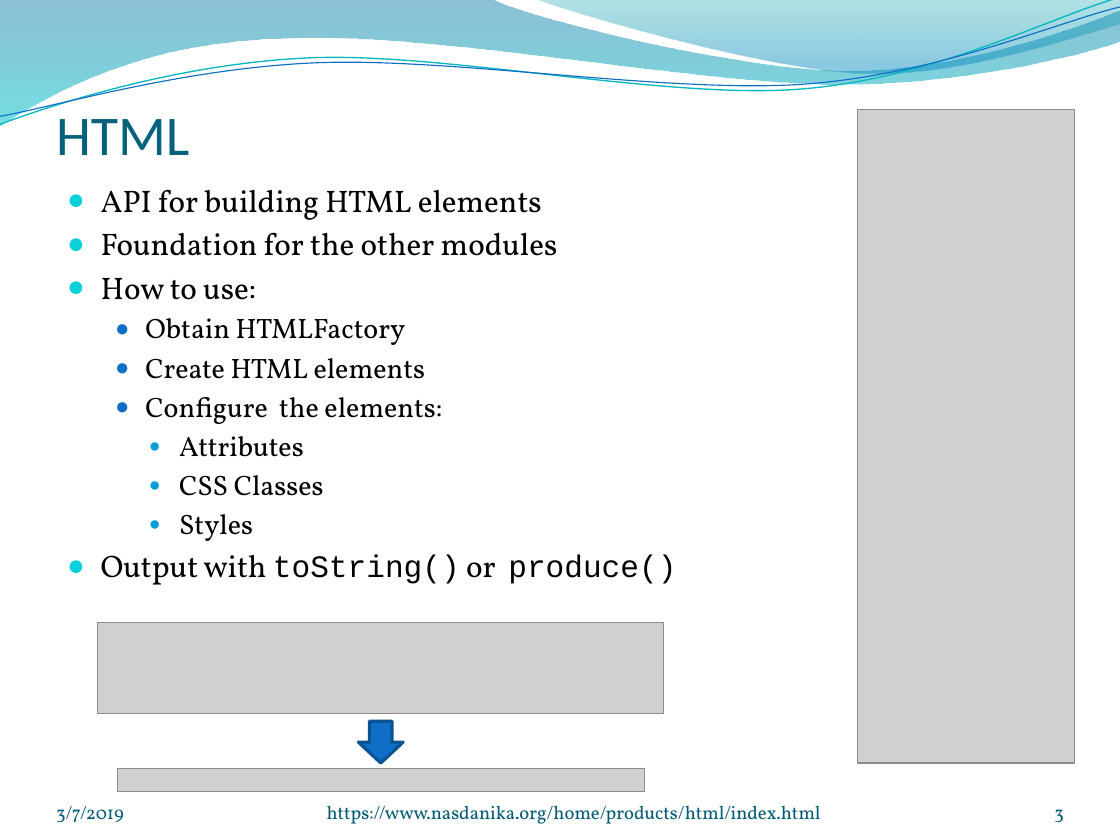
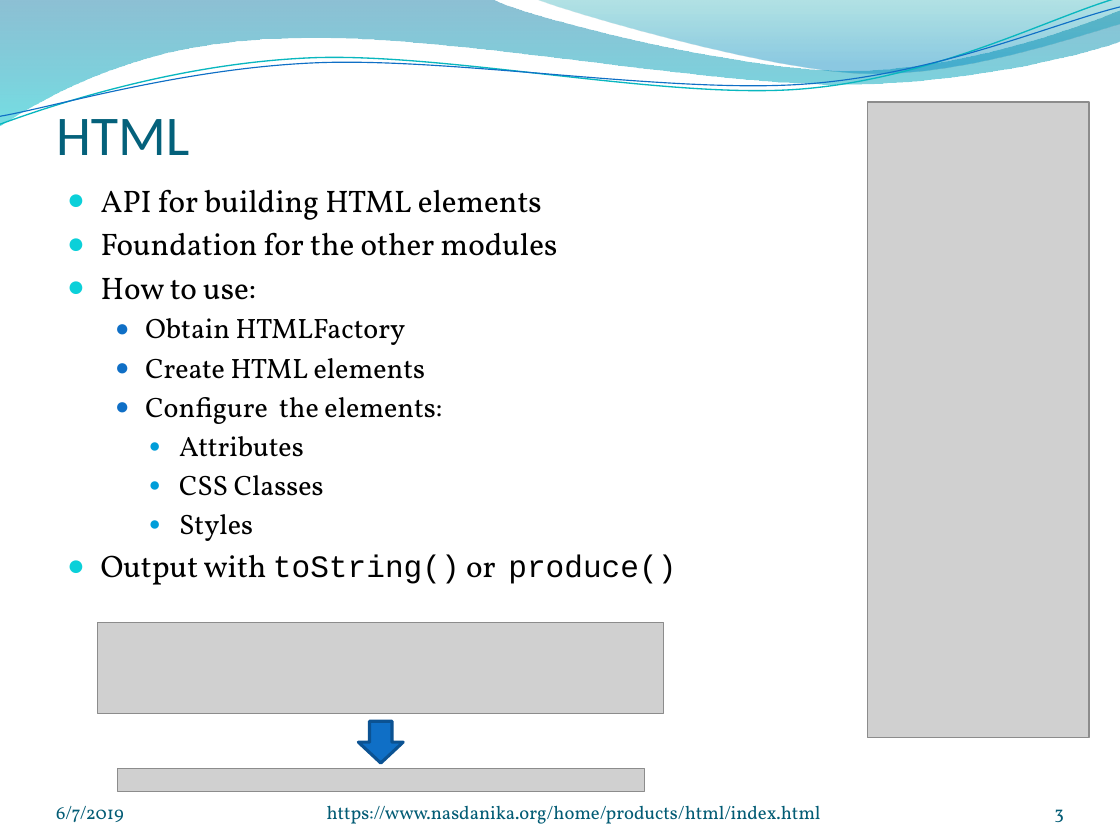
Before and after one commit to Nasdanika/html, a slide deck: slide 3 of repository/src/site/resources/Nasdanika-HTML.pptx. Drawn at 1120x840 pixels with LibreOffice and Linux fonts; fonts in the diff are those of the drawing; grey boxes stand for pictures; background and template pictures are left out. Boxes give left, top, right and bottom in pixels: in the first picture for what was removed or moved away, otherwise in the second. Text is boxed around its words. In the diff, an @@ line names an element or a change of style, - is before the commit and + after.

```diff
--- a/repository/src/site/resources/Nasdanika-HTML.pptx
+++ b/repository/src/site/resources/Nasdanika-HTML.pptx
@@ picture: place and size @@
-picture at box(858, 110, 1075, 763)
+picture at box(867, 102, 1089, 738)
@@ text at box(56, 806, 124, 822): text changed @@
-3/7/2019
+6/7/2019
```
Also in this commit, not shown: 9 other slides changed, 2 slides added, 5 other files.
